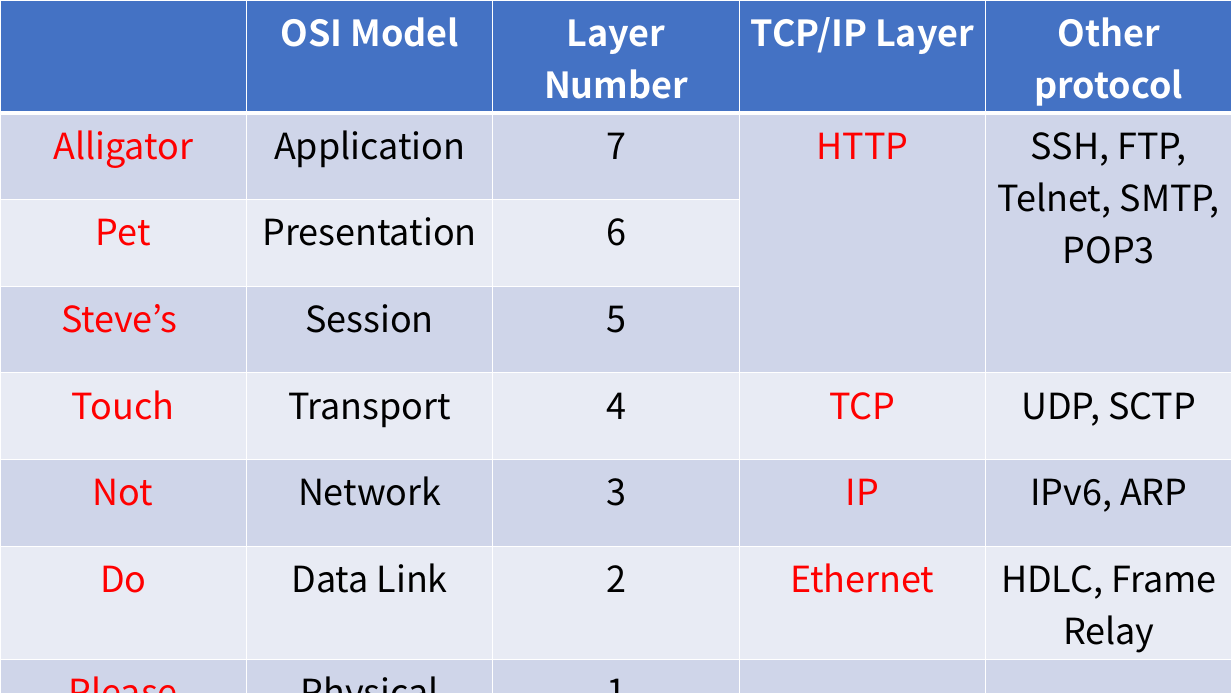
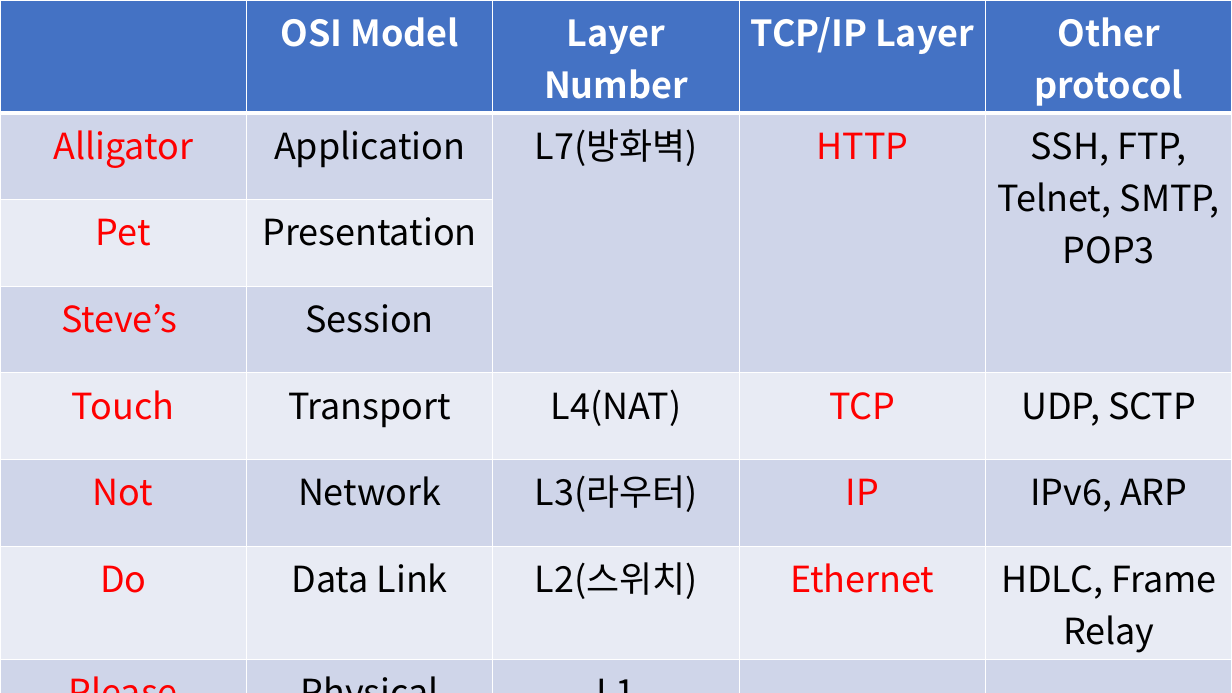
Before and after one commit to alertjjm/BoB_osi-and-tcp, a slide deck: slide 1 of osi-and-tcp.pptx. Drawn at 1232x693 pixels with LibreOffice and Linux fonts; fonts in the diff are those of the drawing. Boxes give left, top, right and bottom in pixels: in the first picture for what was removed or moved away, otherwise in the second. Text is boxed around its words. In the diff, an @@ line names an element or a change of style, - is before the commit and + after.

```diff
--- a/osi-and-tcp.pptx
+++ b/osi-and-tcp.pptx
@@ table at <box>0,0,1232,693</box> @@
-row 2, column 3: 7
+row 2, column 3: L7(방화벽)
-row 3, column 3: 6
+row 3, column 3: 
-row 4, column 3: 5
+row 4, column 3: 
-row 5, column 3: 4
+row 5, column 3: L4(NAT)
-row 6, column 3: 3
+row 6, column 3: L3(라우터)
-row 7, column 3: 2
+row 7, column 3: L2(스위치)
-row 8, column 3: 1
+row 8, column 3: L1
```
Also in this commit, not shown: 1 other file.
